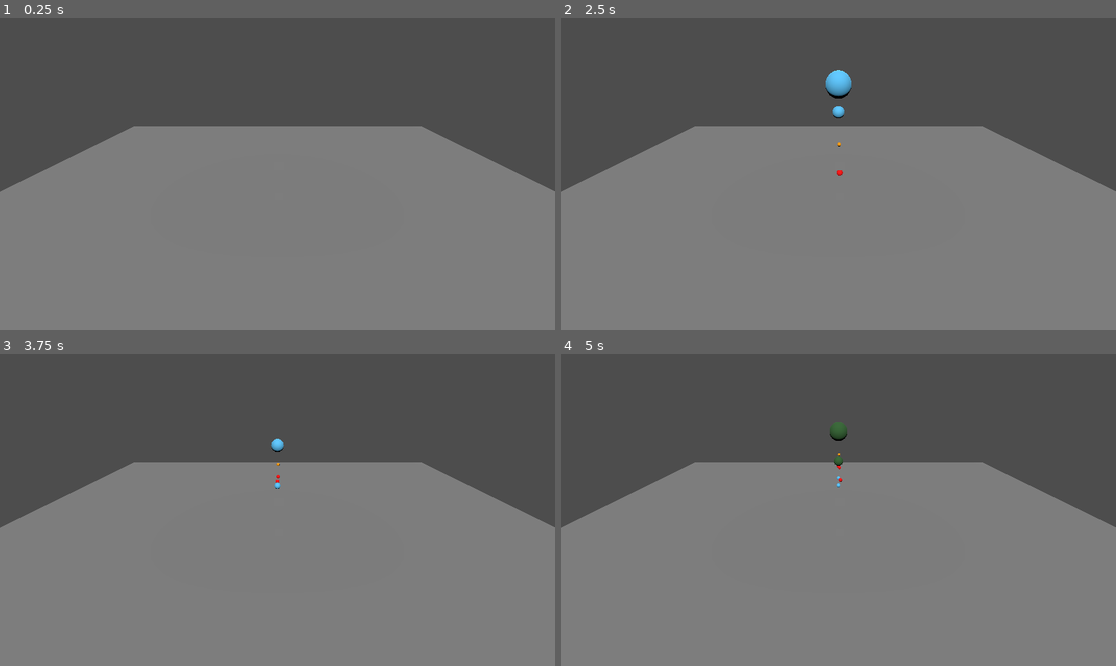
Above: before the commit, frames 1-4 (two rows, left to right).
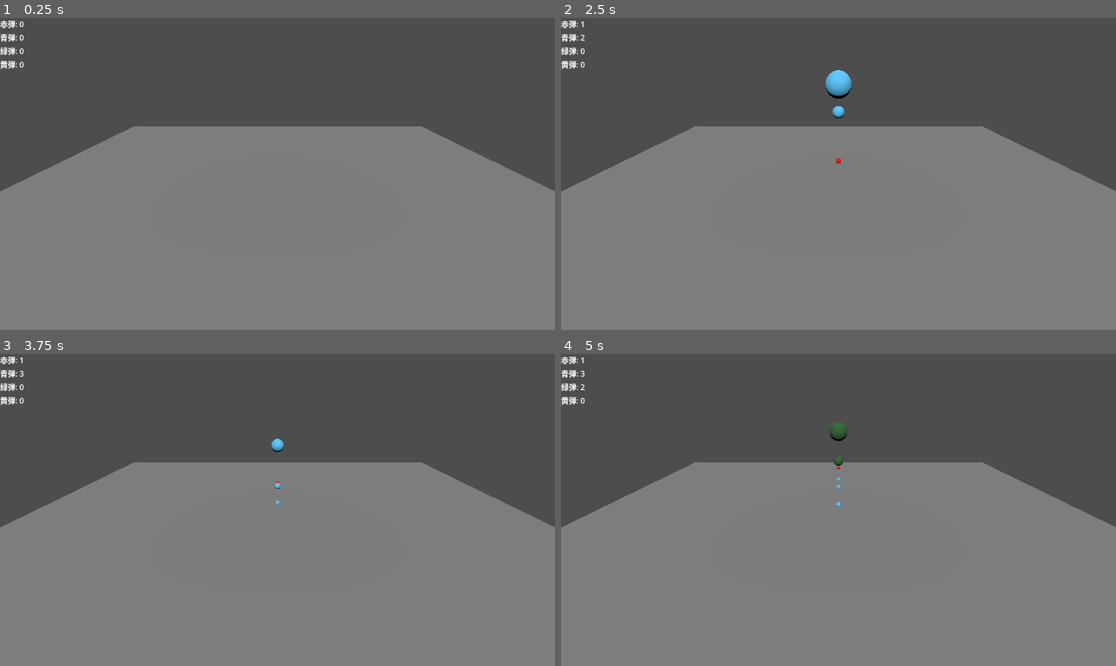
Above: after the commit, the same moments.

Repository: momokasu1600/tyoumiryou
Game: Godot game, scene res://node_3d.tscn
Two runs of this game, one before a commit and one after it. Both use one fixed random seed, a clock stepped at 60 frames per second and the inputs below.
Inputs:
- Up to frame 1 (0.25 s): no input
- Up to frame 2 (2.5 s): tap Enter at 0.5 s; hold Space (shoot) 0.53-1.28 s; tap Right (kirikae) at 1.35 s; tap Space (shoot) at 1.55 s; hold Space (shoot) from 2.03 s (still down)
- Up to frame 3 (3.75 s): release Space (shoot) at 2.78 s; tap Space (shoot) at 2.85 s; hold Right (kirikae) from 3.53 s (still down)
- Up to frame 4 (5 s): tap Space (shoot) at 3.8, 4.35 s; release Right (kirikae) at 4.28 s

The runs differ from the first frame. In frame 1, 0.3% of the frame differs, in the area x 0-5%, y 0-17%; in frame 2, 0.3%; in frame 3, 0.3%; in frame 4, 0.3%, in the area x 0-51%, y 0-49%.

Commit message:
uiwokaeta

Diff:
--- a/hassya.gd
+++ b/hassya.gd
@@ -6,12 +6,21 @@
 @export var black_bullet_scene: PackedScene
 @export var bullet_speed: float = 20.0
 
+@export var normal_label: Label
+@export var red_label: Label
+@export var blue_label: Label
+@export var black_label: Label
+
 var bullet_scenes = []
 var erabu = 0
 
+var bullet_names = ["赤", "青", "緑", "黄"]
+
+var bullet_counts = {"赤": 0,"青": 0,"緑": 0,"黄": 0}
+
 func _ready():
 	bullet_scenes = [bullet_scene,red_bullet_scene, blue_bullet_scene, black_bullet_scene]
-
+	update_count_display()
 func _input(event):
 	if event.is_action_pressed("kirikae"):
 		erabu = (erabu+1) % bullet_scenes.size()
@@ -19,7 +28,23 @@
 		shoot_bullet()
 
 func shoot_bullet():
+	var current_bullet_name = bullet_names[erabu]
+	bullet_counts[current_bullet_name] += 1
+
+	# UIの表示を更新する
+	update_count_display()
 	var bullet : RigidBody3D= bullet_scenes[erabu].instantiate()
 	get_tree().current_scene.add_child(bullet)
 	bullet.global_transform = self.global_transform
 	bullet.apply_impulse(Vector3.FORWARD * bullet_speed)
+
+func update_count_display():
+	# 各ラベルのテキストを現在のカウント数で更新する
+	if normal_label:
+		normal_label.text = "赤弾: " + str(bullet_counts["赤"])
+	if red_label:
+		red_label.text = "青弾: " + str(bullet_counts["青"])
+	if blue_label:
+		blue_label.text = "緑弾: " + str(bullet_counts["緑"])
+	if black_label:
+		black_label.text = "黄弾: " + str(bullet_counts["黄"])
--- a/node_3d.tscn
+++ b/node_3d.tscn
@@ -11,26 +11,19 @@
 [sub_resource type="BoxShape3D" id="BoxShape3D_a202f"]
 size = Vector3(10, 1, 10)
 
-[sub_resource type="BoxMesh" id="BoxMesh_noarx"]
+[node name="Node3D" type="Node3D"]
 
-[sub_resource type="BoxShape3D" id="BoxShape3D_a0tk4"]
-
-[sub_resource type="BoxMesh" id="BoxMesh_jka67"]
-
-[node name="Node3D" type="Node3D"]
-script = ExtResource("1_a202f")
-bullet_scene = ExtResource("2_noarx")
-red_bullet_scene = ExtResource("3_jka67")
-blue_bullet_scene = ExtResource("4_i5arm")
-black_bullet_scene = ExtResource("5_wc5p8")
-
-[node name="Camera3D" type="Camera3D" parent="."]
+[node name="Camera3D" type="Camera3D" parent="." node_paths=PackedStringArray("normal_label", "red_label", "blue_label", "black_label")]
 transform = Transform3D(1, 0, 0, 0, 0.866025, 0.5, 0, -0.5, 0.866025, -0.19127, 15.0701, 19.6888)
 script = ExtResource("1_a202f")
 bullet_scene = ExtResource("3_jka67")
 red_bullet_scene = ExtResource("4_i5arm")
 blue_bullet_scene = ExtResource("5_wc5p8")
 black_bullet_scene = ExtResource("2_noarx")
+normal_label = NodePath("../CanvasLayer/VBoxContainer/aka")
+red_label = NodePath("../CanvasLayer/VBoxContainer/ki")
+blue_label = NodePath("../CanvasLayer/VBoxContainer/ao")
+black_label = NodePath("../CanvasLayer/VBoxContainer/kuro")
 
 [node name="DirectionalLight3D" type="DirectionalLight3D" parent="."]
 transform = Transform3D(1, 0, 0, 0, 0.707107, 0.707107, 0, -0.707107, 0.707107, 0, 0, 4)
@@ -43,25 +36,24 @@
 mesh = SubResource("BoxMesh_4xowi")
 
 [node name="CollisionShape3D" type="CollisionShape3D" parent="StaticBody3D"]
-transform = Transform3D(10, 0, 0, 0, 1, 0, 0, 0, 10, 0, 0, 0)
+transform = Transform3D(1, 0, 0, 0, 0.1, 0, 0, 0, 1, 0, 0, 0)
 shape = SubResource("BoxShape3D_a202f")
 debug_color = Color(0.866252, 0.355172, 0.000146703, 0.42)
 
-[node name="StaticBody3D2" type="StaticBody3D" parent="."]
+[node name="CanvasLayer" type="CanvasLayer" parent="."]
 
-[node name="MeshInstance3D" type="MeshInstance3D" parent="StaticBody3D2"]
-transform = Transform3D(1, 0, 0, 0, 1, 0, 0, 0, 1, 0, 5, 0)
-mesh = SubResource("BoxMesh_noarx")
+[node name="VBoxContainer" type="VBoxContainer" parent="CanvasLayer"]
+offset_right = 40.0
+offset_bottom = 40.0
 
-[node name="CollisionShape3D" type="CollisionShape3D" parent="StaticBody3D2"]
-transform = Transform3D(1, 0, 0, 0, 1, 0, 0, 0, 1, 0, 5, 0)
-shape = SubResource("BoxShape3D_a0tk4")
-debug_color = Color(0.0733333, 0, 0.08, 0.419608)
+[node name="aka" type="Label" parent="CanvasLayer/VBoxContainer"]
+layout_mode = 2
 
-[node name="StaticBody3D3" type="StaticBody3D" parent="."]
+[node name="ki" type="Label" parent="CanvasLayer/VBoxContainer"]
+layout_mode = 2
 
-[node name="MeshInstance3D" type="MeshInstance3D" parent="StaticBody3D3"]
-transform = Transform3D(1, 0, 0, 0, 1, 0, 0, 0, 1, 0, 0.983881, 0)
-mesh = SubResource("BoxMesh_jka67")
+[node name="ao" type="Label" parent="CanvasLayer/VBoxContainer"]
+layout_mode = 2
 
-[node name="CollisionShape3D" type="CollisionShape3D" parent="StaticBody3D3"]
+[node name="kuro" type="Label" parent="CanvasLayer/VBoxContainer"]
+layout_mode = 2
Binary file removed: donabe1.tres.glb
Not shown, removed: donabe1.tres.glb.import
Not shown: 1 places in node_3d.tscn that only renumber resources
